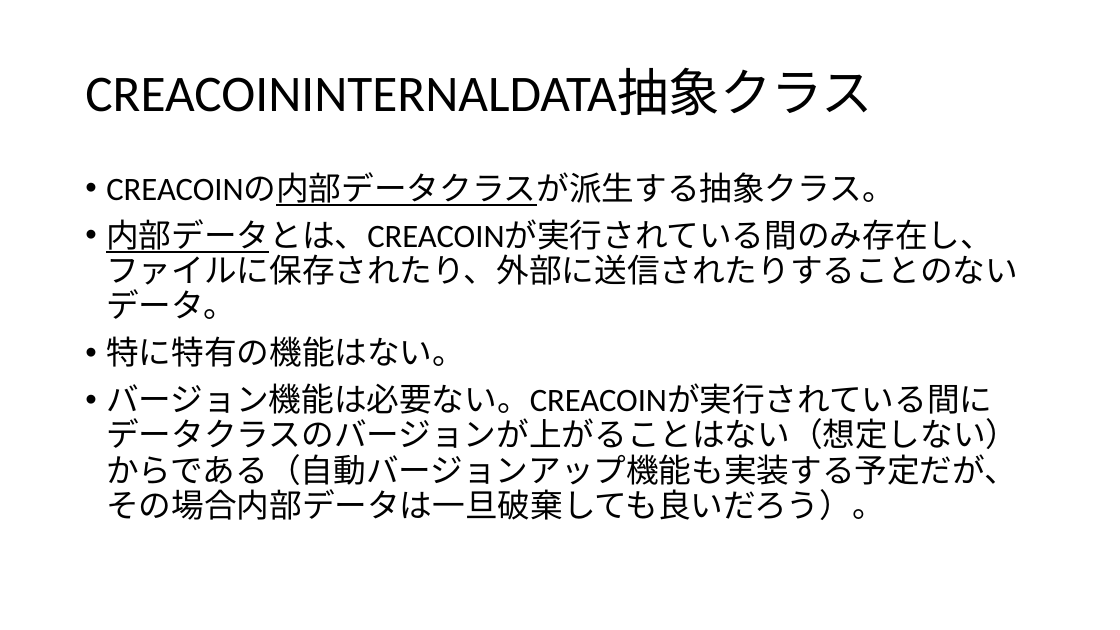
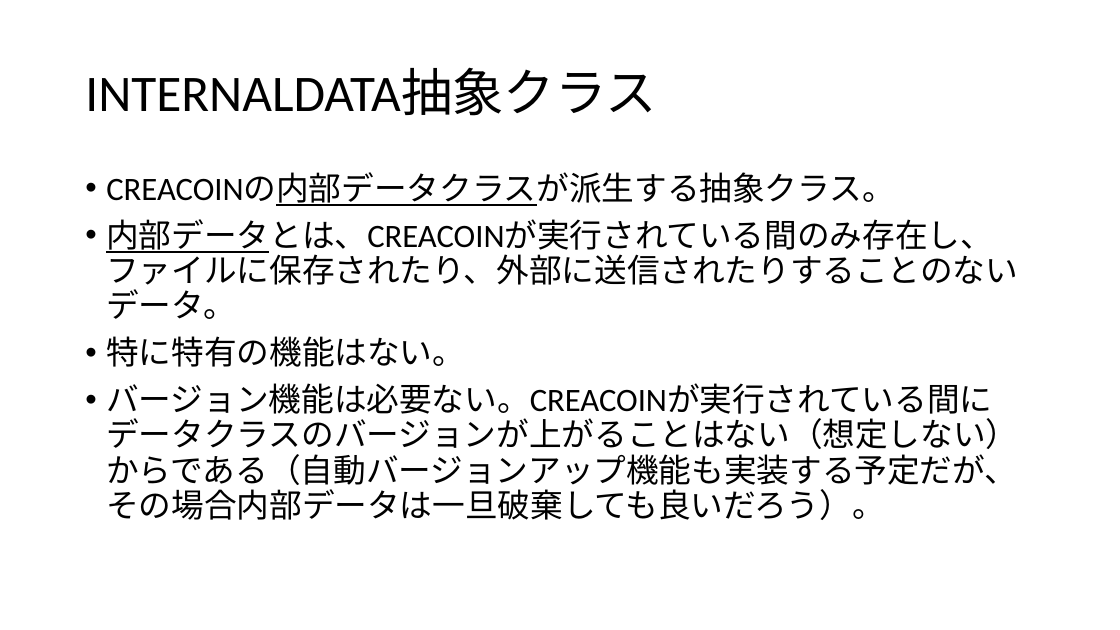
Before and after one commit to pizyumi/CREA, a slide deck: slide 4 of CREA2014/CREACOIN.pptx (slide 3 before the commit). Drawn at 1120x630 pixels with LibreOffice and Linux fonts; fonts in the diff are those of the drawing. Boxes give left, top, right and bottom in pixels: in the first picture for what was removed or moved away, otherwise in the second. Text is boxed around its words. In the diff, an @@ line names an element or a change of style, - is before the commit and + after.

```diff
--- a/CREA2014/CREACOIN.pptx
+++ b/CREA2014/CREACOIN.pptx
@@ title at (85, 68, 657, 116): text changed @@
-CREACOININTERNALDATA抽象クラス
+INTERNALDATA抽象クラス
```
Also in this commit, not shown: 2 other slides changed, 4 slides added, 3 other files.
